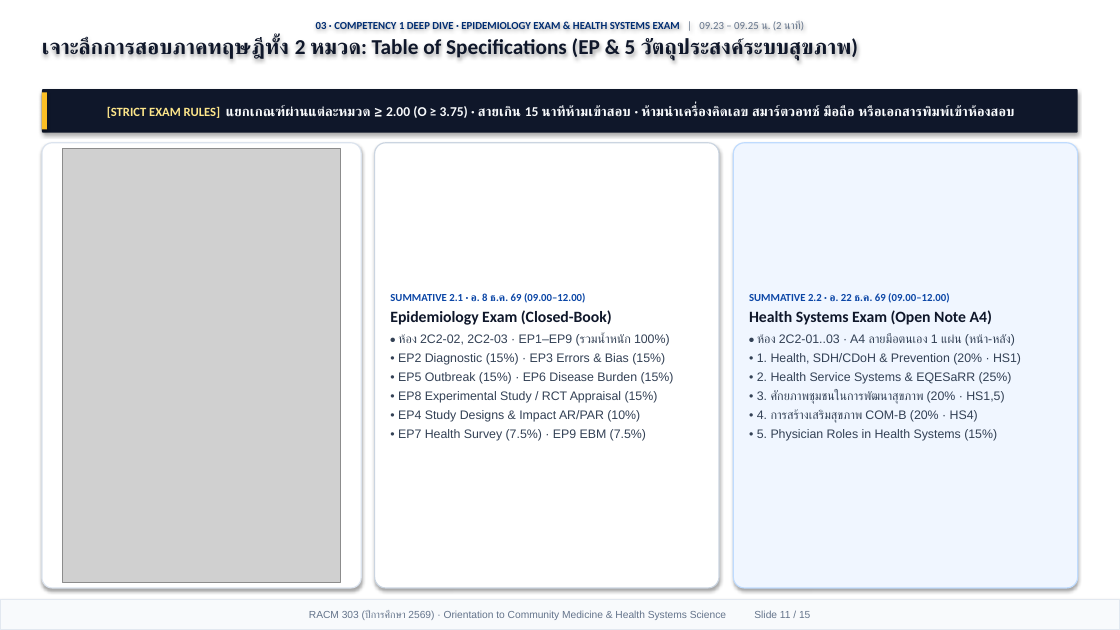
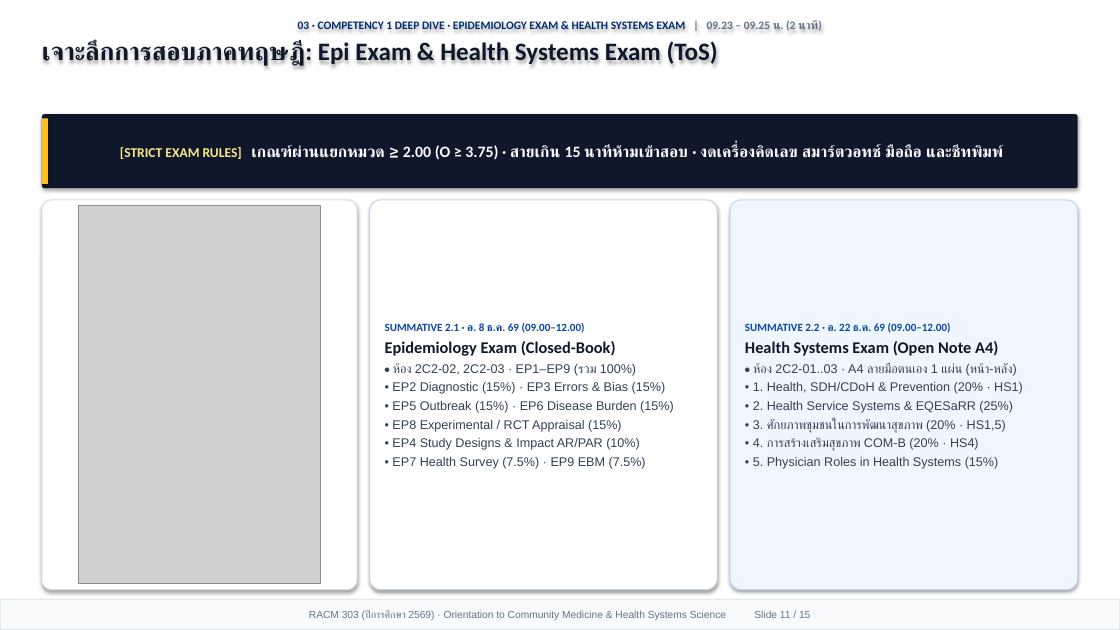
Before and after one commit to smartwoo/racm303-2569, a slide deck: slide 11 of exports/pptx/RACM303_2569_Orientation_Slides.pptx. Drawn at 1120x630 pixels with LibreOffice and Linux fonts; fonts in the diff are those of the drawing; grey boxes stand for pictures. Boxes give left, top, right and bottom in pixels: in the first picture for what was removed or moved away, otherwise in the second. Text is boxed around its words. In the diff, an @@ line names an element or a change of style, - is before the commit and + after.

Commit message:
feat(orientation): Apple Keynote 1/3 header + 2/3 Bento deck, HD original HSS figures with citations, and 6-form-factor responsive design

```diff
--- a/exports/pptx/RACM303_2569_Orientation_Slides.pptx
+++ b/exports/pptx/RACM303_2569_Orientation_Slides.pptx
@@ text at [298,21,822,31]: size 9.2 to 9.8 pt in "03 · COMPETENCY 1 DEEP DIVE · ..."; bold on in "| 09.23 – 09.25 น. (2 นาที)"; more space between paragraphs @@
@@ text at [42,40,718,67]: text changed; size 18.2 to 21.5 pt @@
-เจาะลึกการสอบภาคทฤษฎีทั้ง 2 หมวด: Table of Specifications (EP & 5 วัตถุประสงค์ระบบสุขภาพ)
+เจาะลึกการสอบภาคทฤษฎี: Epi Exam & Health Systems Exam (ToS)
@@ rounded rectangle "[STRICT EXAM RULES] เกณฑ์ผ่านแยกหมวด ≥ ...": place and size @@
-rounded rectangle "[STRICT EXAM RULES] เกณฑ์ผ่านแยกหมวด ≥ ..." at [42,89,1078,133]
+rounded rectangle "[STRICT EXAM RULES] เกณฑ์ผ่านแยกหมวด ≥ ..." at [42,114,1078,188]
@@ rectangle: place and size @@
-rectangle at [42,92,47,129]
+rectangle at [42,118,48,184]
@@ text in rounded rectangle at [120,144,1003,159]: text changed; size 11.6 to 13.6 pt @@
-[STRICT EXAM RULES] แยกเกณฑ์ผ่านแต่ละหมวด ≥ 2.00 (O ≥ 3.75) · สายเกิน 15 นาทีห้ามเข้าสอบ · ห้ามนำเครื่องคิดเลข สมาร์ตวอทช์ มือถือ หรือเอกสารพิมพ์เข้าห้องสอบ
+[STRICT EXAM RULES] เกณฑ์ผ่านแยกหมวด ≥ 2.00 (O ≥ 3.75) · สายเกิน 15 นาทีห้ามเข้าสอบ · งดเครื่องคิดเลข สมาร์ตวอทช์ มือถือ และชีทพิมพ์
@@ rounded rectangle: place and size @@
-rounded rectangle at [42,143,361,588]
+rounded rectangle at [42,200,357,590]
@@ picture: place and size @@
-picture at [63,149,341,582]
+picture at [78,206,321,584]
@@ rounded rectangle "SUMMATIVE 2.1 · อ. 8 ...": place and size @@
-rounded rectangle "SUMMATIVE 2.1 · อ. 8 ..." at [375,143,719,588]
+rounded rectangle "SUMMATIVE 2.1 · อ. 8 ..." at [370,200,718,590]
@@ rounded rectangle "SUMMATIVE 2.2 · อ. 22 ...": place and size @@
-rounded rectangle "SUMMATIVE 2.2 · อ. 22 ..." at [734,143,1078,588]
+rounded rectangle "SUMMATIVE 2.2 · อ. 22 ..." at [730,200,1078,590]
@@ rounded rectangle "SUMMATIVE 2.2 · อ. 22 ..." at [730,200,1078,590]: size 9.2 to 9.5 pt in "SUMMATIVE 2.2 · อ. 22 ธ.ค. 69 ..."; size 13.5 to 14 pt in "Health Systems Exam (Open Note A4)"; size 10.6 to 10.8 pt in "• ห้อง 2C2-01..03 · A4 ลายมือตนเอง 1 ...", "• 1. Health, SDH/CDoH & Prevention (20% ...", "• 2. Health Service Systems & EQESaRR ...", "• 3. ศักยภาพชุมชนในการพัฒนาสุขภาพ (20% · HS1,5)" and 2 more places; less space between paragraphs @@
@@ text in rounded rectangle at [385,323,674,469]: size 9.2 to 9.5 pt in "SUMMATIVE 2.1 · อ. 8 ธ.ค. 69 ..."; size 13.5 to 14 pt in "Epidemiology Exam (Closed-Book)"; size 10.6 to 10.8 pt in "• EP2 Diagnostic (15%) · EP3 Errors ...", "• EP5 Outbreak (15%) · EP6 Disease ...", "• EP4 Study Designs & Impact AR/PAR ...", "• EP7 Health Survey (7.5%) · EP9 ..."; less space between paragraphs @@
@@ text in rounded rectangle at [393,363,636,376]: text changed; size 10.6 to 10.8 pt @@
-• ห้อง 2C2-02, 2C2-03 · EP1–EP9 (รวมน้ำหนัก 100%)
+• ห้อง 2C2-02, 2C2-03 · EP1–EP9 (รวม 100%)
@@ text in rounded rectangle at [392,420,622,432]: text changed; size 10.6 to 10.8 pt @@
-• EP8 Experimental Study / RCT Appraisal (15%)
+• EP8 Experimental / RCT Appraisal (15%)
```
Also in this commit, not shown: 13 other slides changed, 1 slide added, 1 slide removed, 6 other files.
